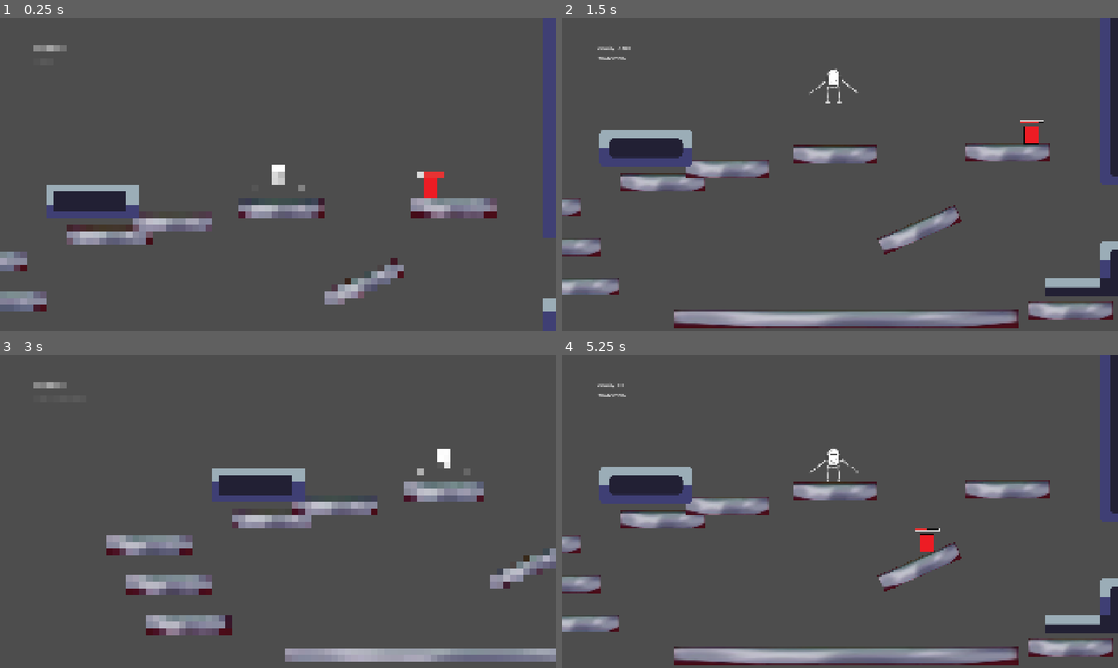
Above: before the commit, frames 1-4 (two rows, left to right).
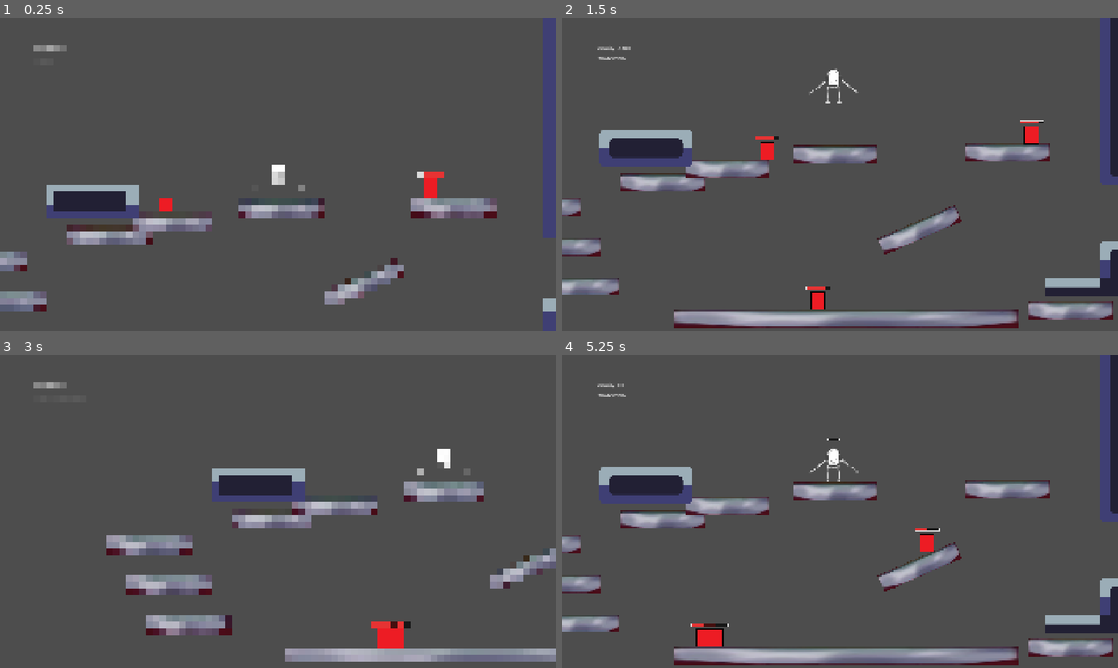
Above: after the commit, the same moments.

Repository: tlghealthy/godot_warmup_jam
Game: Godot game, scene res://scenes/Main.tscn
The game is run twice, just before and just after one commit, with the same random seed, the same clock (stepped at 60 frames per second) and the same inputs.
Inputs:
- Up to frame 1 (0.25 s): no input
- Up to frame 2 (1.5 s): hold E (DebugActionRight) from 0.53 s (still down); tap P (CameraCycle) at 0.6 s; tap Space (PlayerJump) at 0.77 s; tap ` (SwitchWindow) at 1.35 s
- Up to frame 3 (3 s): tap Space (PlayerJump) at 1.52 s; release E (DebugActionRight) at 2.03 s; hold Q (DebugActionLeft) 2.03-2.78 s; tap P (CameraCycle) at 2.1 s; hold E (DebugActionRight) from 2.78 s (still down); tap ` (SwitchWindow) at 2.85 s
- Up to frame 4 (5.25 s): tap Space (PlayerJump) at 3.02, 3.77, 4.52 s; tap P (CameraCycle) at 3.6, 5.1 s; release E (DebugActionRight) at 4.28 s; hold Q (DebugActionLeft) 4.28-5.03 s; tap ` (SwitchWindow) at 4.35 s; hold E (DebugActionRight) from 5.03 s (still down)

The runs differ from the first frame. In frame 1, 0.1% of the frame differs, in the area x 28-31%, y 57-62%; in frame 2, 0.4%; in frame 3, 0.5%, in the area x 66-74%, y 85-94%; in frame 4, 0.4%.

Commit message:
Death FX

Diff:
--- a/PuerMech/scenes/Main.tscn
+++ b/PuerMech/scenes/Main.tscn
@@ -154,6 +154,18 @@
 [node name="EnemyTest" parent="Room1" instance=ExtResource("8_enemy")]
 position = Vector2(1440, 345)
 
+[node name="EnemyTest2" parent="Room1" instance=ExtResource("8_enemy")]
+position = Vector2(703, 901)
+
+[node name="EnemyTest3" parent="Room1" instance=ExtResource("8_enemy")]
+position = Vector2(527, 397)
+
+[node name="EnemyTest4" parent="Room1" instance=ExtResource("8_enemy")]
+position = Vector2(2143, 686)
+
+[node name="EnemyTest5" parent="Room1" instance=ExtResource("8_enemy")]
+position = Vector2(2330, 292)
+
 [node name="Room2" type="Node2D" parent="."]
 
 [node name="TileMap" type="TileMap" parent="Room2"]
--- a/PuerMech/scenes/Mech.tscn
+++ b/PuerMech/scenes/Mech.tscn
@@ -141,5 +141,9 @@
 script = ExtResource("6_health")
 
 [node name="HealthBar" type="Node2D" parent="."]
+position = Vector2(0, -172)
 script = ExtResource("7_hbar")
 health_path = NodePath("../Health")
+bar_width = 160
+bar_height = 15
+local_offset = Vector2(0, -90)
--- a/PuerMech/scenes/enemy_basic.gd
+++ b/PuerMech/scenes/enemy_basic.gd
@@ -6,10 +6,15 @@
 @export var projectile_scene: PackedScene
 @export var gravity: float = 2000.0
 @export var face_player: bool = true
+@export var aggro_range: float = 420.0
+@export var drop_scene: PackedScene
 
 var start_position: Vector2
 var patrol_dir: int = 1
 var shoot_timer: float = 0.0
+
+enum State { PATROL, CHASE }
+var state: State = State.PATROL
 
 @onready var health: Node = $Health
 @onready var muzzle_left: Node2D = $MuzzleLeft
@@ -19,19 +24,35 @@
 	start_position = global_position
 	if health:
 		health.died.connect(_on_died)
+	add_to_group("enemy")
 
 func _physics_process(delta: float) -> void:
 	velocity.y += gravity * delta
-	var offset := global_position.x - start_position.x
-	if abs(offset) > patrol_distance:
-		patrol_dir *= -1
-	velocity.x = patrol_dir * move_speed
+	_update_state()
+	if state == State.PATROL:
+		var offset: float = global_position.x - start_position.x
+		if abs(offset) > patrol_distance:
+			patrol_dir *= -1
+		velocity.x = patrol_dir * move_speed
+	else:
+		var player_node: Node2D = get_tree().get_first_node_in_group("player") as Node2D
+		if player_node:
+			var dir: float = sign((player_node.global_position.x - global_position.x))
+			velocity.x = dir * move_speed
 	move_and_slide()
 
 	shoot_timer -= delta
 	if shoot_timer <= 0.0:
 		shoot_timer = shoot_cooldown
 		_shoot()
+
+func _update_state() -> void:
+	var player_node: Node2D = get_tree().get_first_node_in_group("player") as Node2D
+	if not player_node:
+		state = State.PATROL
+		return
+	var dist: float = global_position.distance_to(player_node.global_position)
+	state = State.CHASE if dist <= aggro_range else State.PATROL
 
 func _shoot() -> void:
 	if projectile_scene == null:
@@ -53,7 +74,31 @@
 		p.global_position = spawn_pos
 	# Set projectile direction dynamically (scripted property on the projectile)
 	p.set("direction", target_dir)
+	# Ensure friendly-fire rules: enemies target the player group by default
+	if p.has_method("set"):
+		pass
+	p.set("target_groups", [StringName("player")])
+	p.set("ignore_groups", [StringName("enemy")])
 	get_tree().current_scene.add_child(p)
 
 func _on_died() -> void:
+	_spawn_death_effect()
+	if drop_scene:
+		var drop = drop_scene.instantiate()
+		get_tree().current_scene.add_child(drop)
+		drop.global_position = global_position
 	queue_free()
+
+func _spawn_death_effect() -> void:
+	var pop := Node2D.new()
+	pop.global_position = global_position
+	var s := ColorRect.new()
+	s.color = Color(1, 0.5, 0.2, 0.9)
+	s.size = Vector2(8, 8)
+	s.position = Vector2(-4, -4)
+	pop.add_child(s)
+	get_tree().current_scene.add_child(pop)
+	var tw := pop.create_tween()
+	tw.tween_property(s, "scale", Vector2(4, 4), 0.35)
+	tw.tween_property(s, "modulate:a", 0.0, 0.35)
+	tw.finished.connect(func(): pop.queue_free())
--- a/PuerMech/scripts/health_bar.gd
+++ b/PuerMech/scripts/health_bar.gd
@@ -4,6 +4,7 @@
 @export var bar_width: int = 80
 @export var bar_height: int = 8
 @export var show_when_full: bool = false
+@export var local_offset: Vector2 = Vector2(0, -48)
 
 var health: Node
 var current: int = 0
@@ -31,7 +32,7 @@
 	var bg := Color(0,0,0,0.7)
 	var fg := Color(0.9,0.2,0.2,1.0)
 	var outline := Color(1,1,1,0.8)
-	var rect := Rect2(Vector2(-bar_width/2, -48), Vector2(bar_width, bar_height))
+	var rect := Rect2(Vector2(-bar_width/2, 0) + local_offset, Vector2(bar_width, bar_height))
 	draw_rect(rect.grow(1), outline, false, 2)
 	draw_rect(rect, bg)
 	var filled := Rect2(rect.position, Vector2(bar_width * percent, bar_height))
--- a/PuerMech/scripts/projectile.gd
+++ b/PuerMech/scripts/projectile.gd
@@ -4,7 +4,8 @@
 @export var direction: Vector2 = Vector2.RIGHT
 @export var lifetime: float = 3.0
 @export var damage: int = 10
-@export var collision_mask_names: Array[StringName] = []
+@export var target_groups: Array[StringName] = []
+@export var ignore_groups: Array[StringName] = []
 
 var time_alive: float = 0.0
 
@@ -12,11 +13,6 @@
 	if direction.length() == 0:
 		direction = Vector2.RIGHT
 	direction = direction.normalized()
-	if collision_mask_names.size() > 0:
-		var mask := 0
-		for name in collision_mask_names:
-			mask |= 1 << int(ProjectSettings.get_setting("layer_names/2d_physics/layer_" + name, 0))
-		collision_mask = mask
 	body_entered.connect(_on_body_entered)
 
 func _physics_process(_delta: float) -> void:
@@ -26,6 +22,17 @@
 		queue_free()
 
 func _on_body_entered(body: Node) -> void:
+	for g in ignore_groups:
+		if body.is_in_group(g):
+			return
+	if target_groups.size() > 0:
+		var ok := false
+		for g2 in target_groups:
+			if body.is_in_group(g2):
+				ok = true
+				break
+		if not ok:
+			return
 	if body.has_node("Health"):
 		var h := body.get_node("Health")
 		if h and h.has_method("apply_damage"):
Binary file changed: PuerMech/art/GamePlan.png
Not shown: 1 places in PuerMech/scenes/Main.tscn that only renumber resources
Not shown: 1 places in PuerMech/scenes/Mech.tscn that only renumber resources
